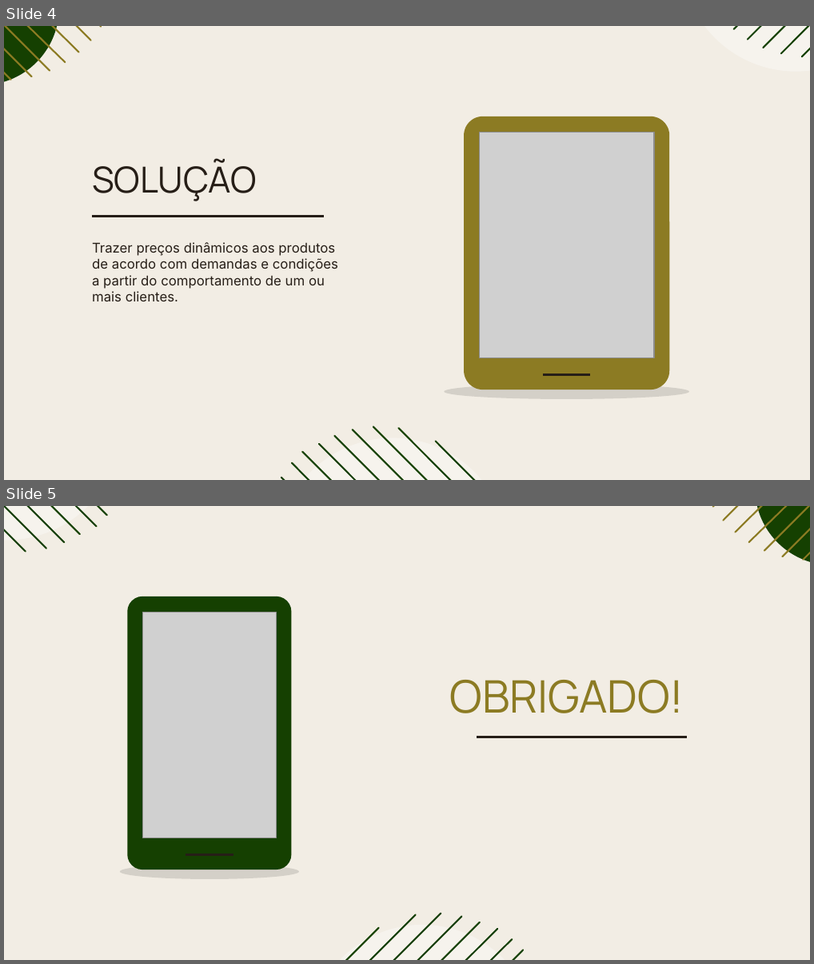
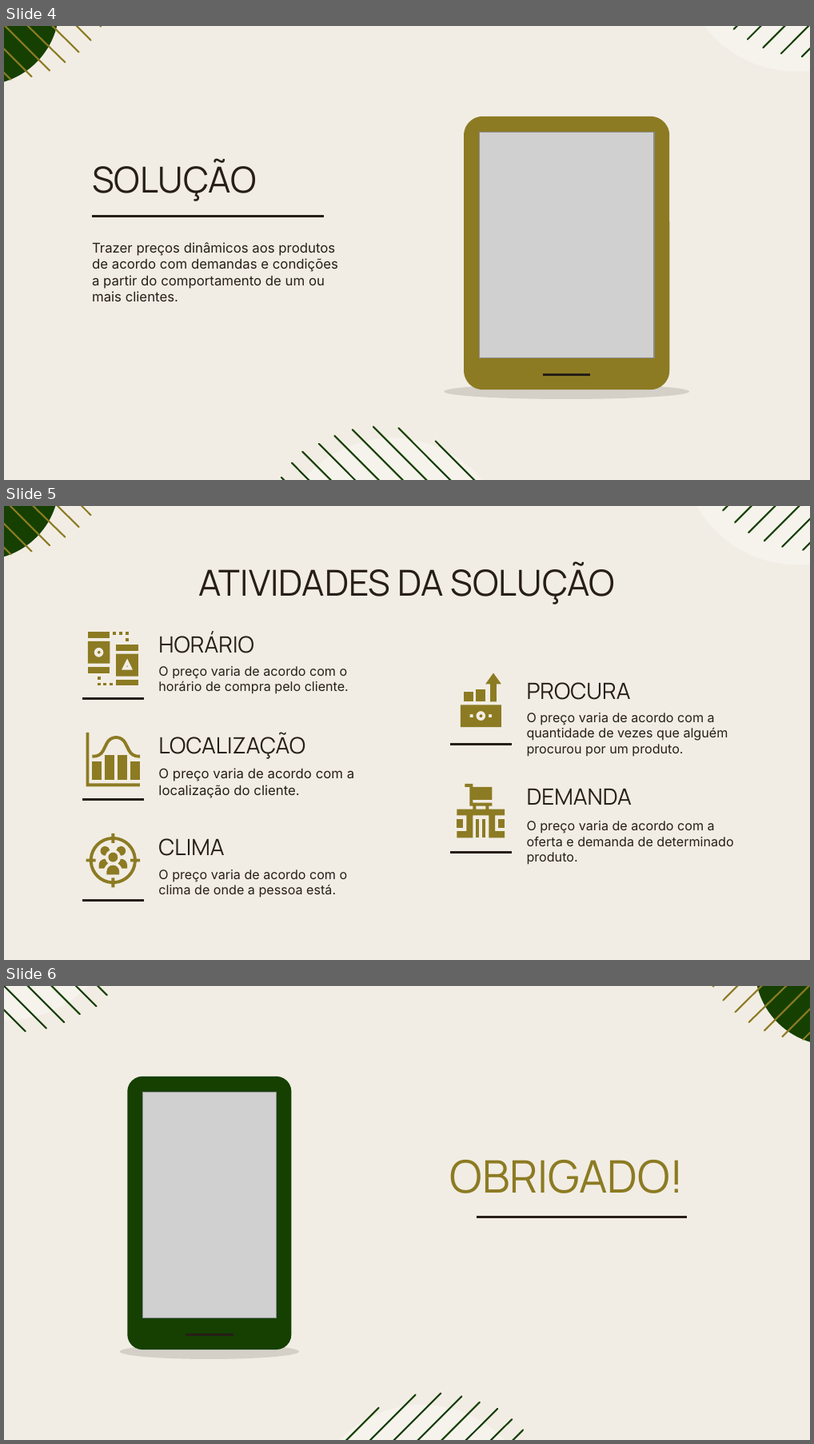
Before and after one commit to rafaellabastos/challenge-pitch-qa, a slide deck: Pitch-SavvyFix.pptx. Shown one above the other, each under a label of ours: slides 4 and 5 before the commit, slides 4, 5 and 6 after it. The pictures are 814x964 and 814x1444 pixels, drawn with LibreOffice and Linux fonts; fonts in the diff are those of the drawing; grey boxes stand for pictures. Boxes give left, top, right and bottom in pixels: in the first picture for what was removed or moved away, otherwise in the second. Text is boxed around its words. In the diff, an @@ line names an element or a change of style, - is before the commit and + after.

Commit message:
Slide que mostra as atividades da nossa solução

```diff
--- a/Pitch-SavvyFix.pptx
+++ b/Pitch-SavvyFix.pptx
@@ slide 5 added at [4, 506, 810, 960], background #F2EDE4 @@
@@ group added at [4, 506, 90, 560]: 6 freeform shapes, 1 ellipse @@
@@ group added at [683, 506, 810, 565]: 6 freeform shapes, 1 ellipse @@
@@ title added at [198, 563, 615, 604], 32 pt, text #261E17 @@
+ATIVIDADES DA SOLUÇÃO
@@ group added at [88, 632, 138, 686]: 16 freeform shapes @@
@@ subtitle added at [158, 632, 254, 653], 20 pt, text #261E17 @@
+HORÁRIO
@@ subtitle added at [158, 666, 349, 694], 11.5 pt, text #261E17 @@
+O preço varia de acordo com o horário de compra pelo cliente.
@@ subtitle added at [527, 682, 631, 700], 20 pt, text #261E17 @@
+PROCURA
@@ line added from (82, 698) to (144, 698), #261E17 2.25 pt @@
@@ group added at [461, 673, 502, 727]: 5 freeform shapes @@
@@ subtitle added at [527, 712, 729, 756], 11.5 pt, text #261E17 @@
+O preço varia de acordo com a quantidade de vezes que alguém procurou por um produto.
@@ group added at [86, 732, 140, 787]: 6 freeform shapes @@
@@ subtitle added at [158, 732, 306, 759], 20 pt, text #261E17 @@
+LOCALIZAÇÃO
@@ line added from (450, 744) to (512, 744), #261E17 2.25 pt @@
@@ subtitle added at [158, 768, 354, 798], 12 pt, text #261E17 @@
+O preço varia de acordo com a localização do cliente.
@@ subtitle added at [527, 788, 632, 804], 20 pt, text #261E17 @@
+DEMANDA
@@ line added from (82, 799) to (144, 799), #261E17 2.25 pt @@
@@ subtitle added at [158, 838, 224, 856], 20 pt, text #261E17 @@
+CLIMA
@@ group added at [457, 784, 505, 837]: 5 freeform shapes @@
@@ subtitle added at [527, 820, 734, 864], 11.5 pt, text #261E17 @@
+O preço varia de acordo com a oferta e demanda de determinado produto.
@@ group added at [86, 833, 140, 888]: 7 freeform shapes @@
@@ line added from (450, 852) to (512, 852), #261E17 2.25 pt @@
@@ subtitle added at [158, 869, 348, 897], 11.5 pt, text #261E17 @@
+O preço varia de acordo com o clima de onde a pessoa está.
@@ line added from (82, 900) to (144, 900), #261E17 2.25 pt @@
@@ what was slide 5 is now slide 6 @@
```
